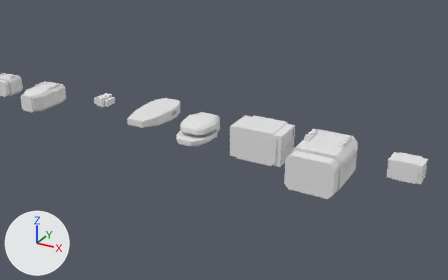
A saved change to the glTF model assets/ships/kits/ironhold.glb.
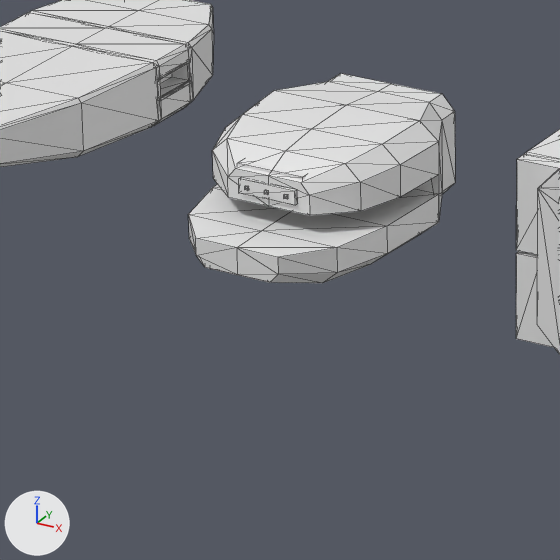
Each version appears first from a 50 mm camera at (1055.7, -301.2, 141.0) aimed at (897.6, -13.7, -2.7), and next in a close-up on the part from 32% to 53% of the width and 36% to 68% of the height. The lights are fixed; the arrows at lower left show +X, +Y and +Z. The last two pictures show the newer version. The close-ups show mesh edges as thin lines. Where no turn or scale is listed for an object, it has been applied to the vertices. Vertices at exactly the same position are counted once.

Names of what the first close-up shows: 'battery.deck2', 'bow.lobes', 'ventral.hangarpod'.
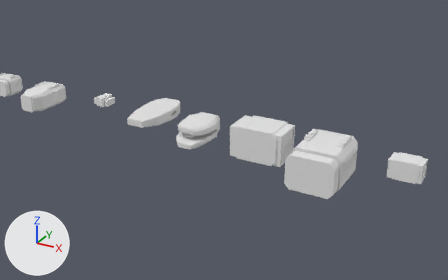
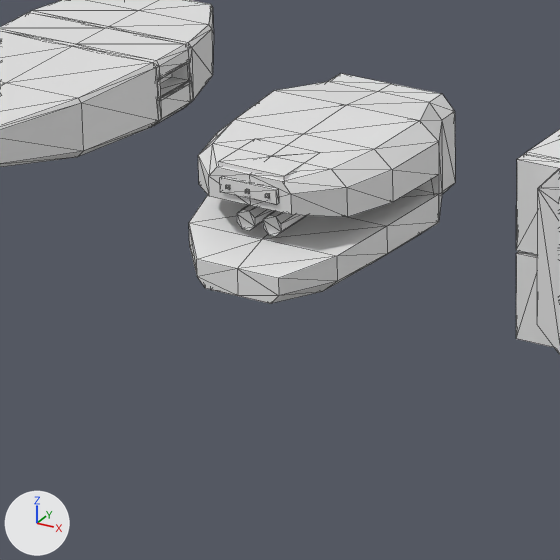
The change in detail:
me_bow_lobes is used by ob_bow_lobes; location (880.0, 0.0, 0.0).
me_bow_lobes had 172 vertices, 304 faces and spanned x -10.2..10.2, y -28.8..0.0, z -5.5..6.3.
me_bow_lobes now has 172 vertices, 304 faces and spans x -10.2..10.2, y -28.8..0.0, z -6.1..6.3.
me_bow_lobes part 1: the loose piece of 16 vertices spanning x -2.4..-0.4, y -17.3..-15.1, z -0.9..1.1 is scaled about its middle by (1, 3.67, 1), then moved by (0.0, -4.7, 0.0).
me_bow_lobes part 2: the loose piece of 16 vertices spanning x 0.4..2.4, y -17.3..-15.1, z -0.9..1.1 is scaled about its middle by (1, 3.67, 1), then moved by (0.0, -4.7, 0.0).
me_bow_lobes part 3: the loose piece of 8 vertices spanning x -3.6..3.6, y -22.7..-16.2, z 3.5..4.6 is moved by (0.0, -3.2, 1.3).
me_bow_lobes part 4: the loose piece of 8 vertices spanning x -3.1..3.1, y -23.3..-22.9, z 1.9..3.4 is moved by (0.0, -3.2, 1.3).
me_bow_lobes part 5: all 8 vertices in x -4.5..4.5, y -23.0, z 1.1..4.2 are moved by (0.0, -3.2, 1.3).
me_bow_lobes part 6: all 8 vertices in x -8.2..8.2, y -19.9, z 1.1..5.6 are moved by (0.0, -2.5, 0.4).
me_bow_lobes part 7: all 3 vertices in x -9.7..-7.8, y -15.1, z 1.1..6.1 are moved by (0.0, -1.5, 0.0).
me_bow_lobes part 8: all 3 vertices in x 7.8..9.7, y -15.1, z 1.1..6.1 are moved by (0.0, -1.5, 0.0).
me_bow_lobes part 9: the 1 vertex in x 0.0, y -15.1, z 6.1 is moved by (0.0, -1.5, 0.0).
me_bow_lobes part 10: all 8 vertices in x -4.5..4.5, y -28.8, z -3.7..-0.9 are moved by (0.0, 0.0, -2.2).
me_bow_lobes part 11: all 8 vertices in x -8.2..8.2, y -24.4, z -4.9..-0.9 are moved by (0.0, 0.0, -0.9).
Other edits to the shape of me_bow_lobes do not show in these pictures.

Where the change shows, as pixel boxes [x1, y1, x2, y2] in the close-ups (560 x 560 px; the box of a moved part takes in the faces that stretch with it):
'bow.lobes', reshaped (10% taller): before [188, 74, 455, 283]; after [189, 74, 455, 303]
part 1 of me_bow_lobes, moved or reshaped (not visible before): after [237, 205, 274, 230]
part 2 of me_bow_lobes, moved or reshaped (not visible before): after [263, 211, 307, 236]
part 3 of me_bow_lobes, moved or reshaped: before [237, 161, 306, 180]; after [219, 148, 306, 180]
part 4 of me_bow_lobes, moved or reshaped: before [239, 178, 297, 205]; after [220, 177, 278, 205]
part 5 of me_bow_lobes, moved or reshaped: before [228, 169, 310, 215]; after [209, 167, 291, 215]
part 6 of me_bow_lobes, moved or reshaped: before [213, 139, 361, 215]; after [198, 144, 347, 217]
part 7 of me_bow_lobes, moved or reshaped: before [213, 91, 346, 149]; after [201, 91, 346, 153]
part 8 of me_bow_lobes, moved or reshaped: before [287, 121, 439, 211]; after [283, 121, 439, 217]
part 9 of me_bow_lobes, moved or reshaped: before [227, 106, 419, 151]; after [212, 106, 419, 156]
part 10 of me_bow_lobes, moved or reshaped: before [196, 238, 278, 282]; after [197, 260, 279, 303]
part 11 of me_bow_lobes, moved or reshaped: before [188, 188, 387, 283]; after [189, 195, 387, 303]
